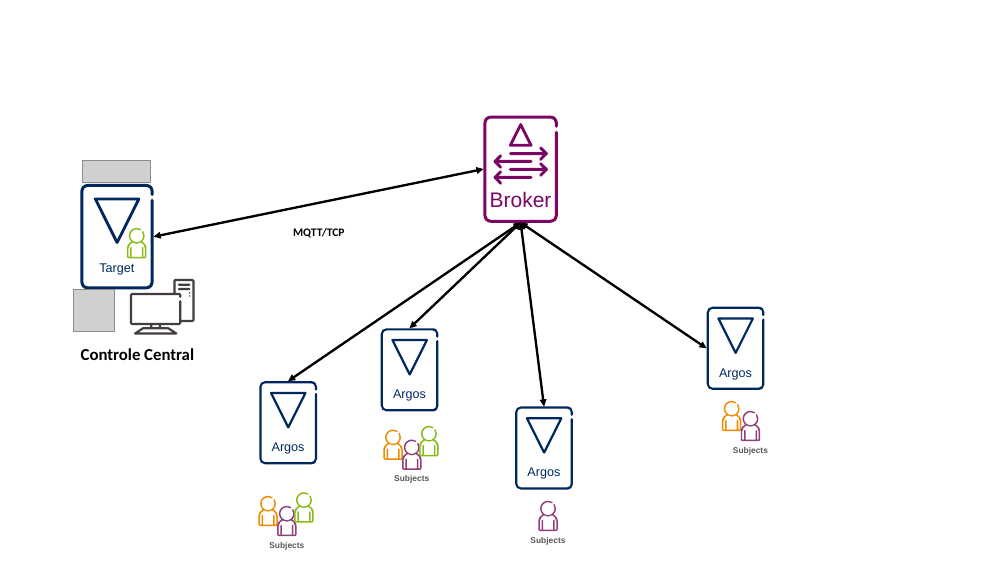
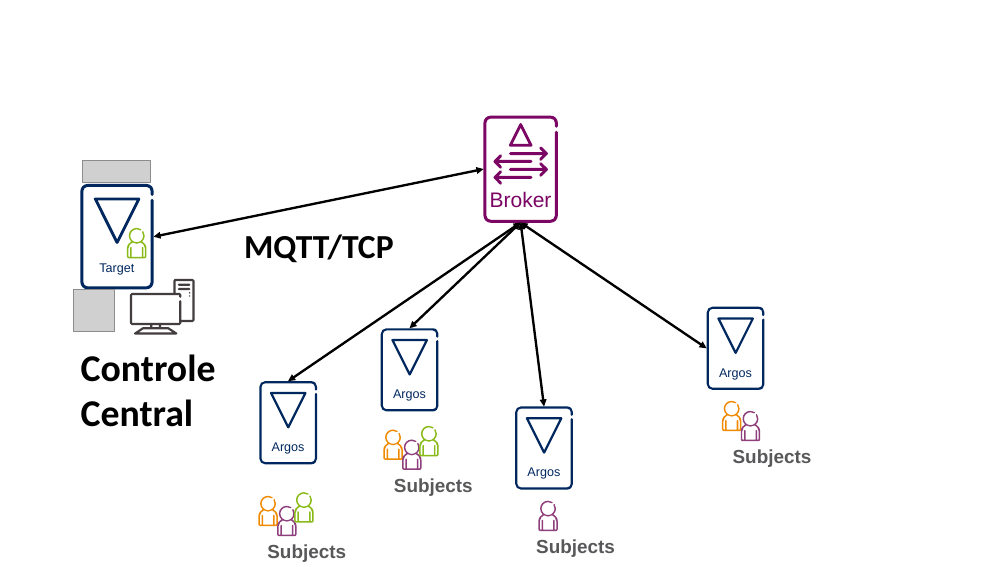
Before and after one commit to dobrowok/Inatel_IoT_2019, a slide deck: slide 3 of Presentation1.pptx. Drawn at 1008x567 pixels with LibreOffice and Linux fonts; fonts in the diff are those of the drawing; grey boxes stand for pictures. Boxes give left, top, right and bottom in pixels: in the first picture for what was removed or moved away, otherwise in the second. Text is boxed around its words. In the diff, an @@ line names an element or a change of style, - is before the commit and + after.

```diff
--- a/Presentation1.pptx
+++ b/Presentation1.pptx
@@ text "MQTT/TCP": place and size @@
-text "MQTT/TCP" at [293,228,344,238]
+text "MQTT/TCP" at [244,234,394,263]
@@ text "MQTT/TCP" at [244,234,394,263]: size 11 to 32 pt @@
@@ text "Controle Central" at [81,354,216,427]: size 16 to 36 pt @@
@@ size 8 to 18 pt in 4 elements at [267,544,346,562], [394,478,473,496], [733,449,812,467], [536,539,615,557] @@
```
Also in this commit, not shown: 1 other slide changed, 11 other files.
